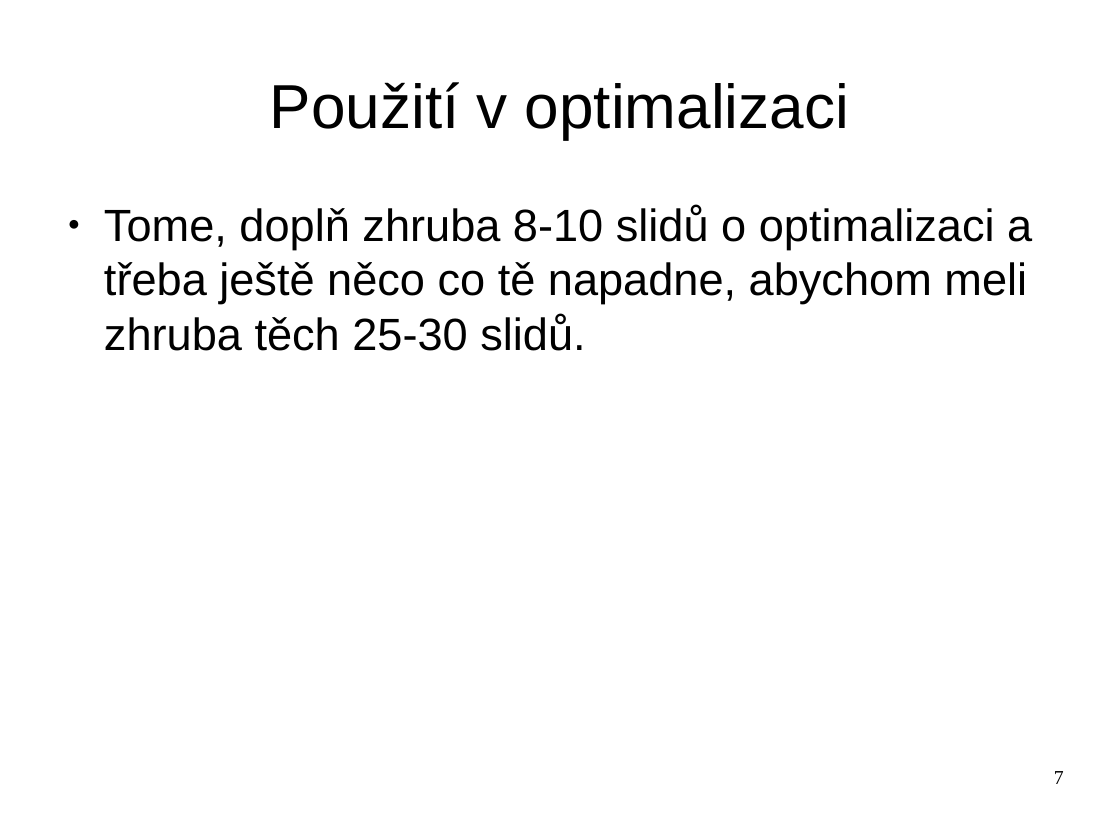
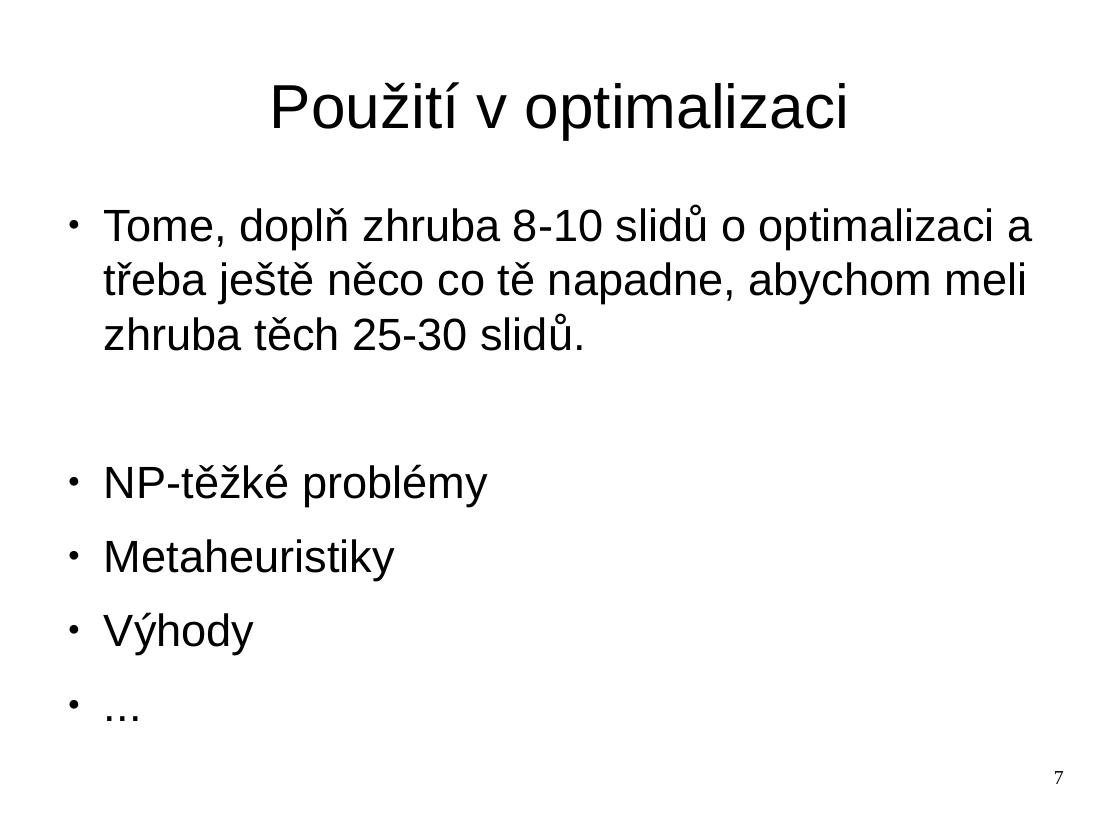
Before and after one commit to hellerstanislav/sin, a slide deck: slide 7 of presentation/swarm.odp. Drawn at 1120x840 pixels with LibreOffice and Linux fonts; fonts in the diff are those of the drawing. Boxes give left, top, right and bottom in pixels: in the first picture for what was removed or moved away, otherwise in the second. Text is boxed around its words. In the diff, an @@ line names an element or a change of style, - is before the commit and + after.

Commit message:
Dopsano PSO, nejake upravy v uvodu optimalizace a doplnen nastrel prezentace k optimalizaci.

```diff
--- a/presentation/swarm.odp
+++ b/presentation/swarm.odp
@@ text at <box>104,464,488,655</box>: paragraphs added @@
+● NP-těžké problémy
+● Metaheuristiky
+● Výhody
+● ...
```
Also in this commit, not shown: 12 slides added, 1 other file.
